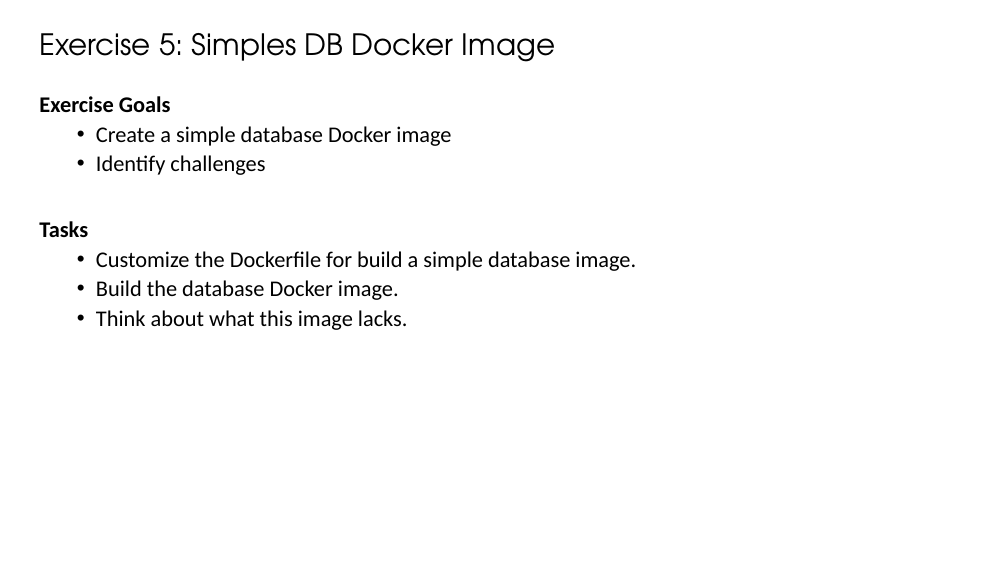
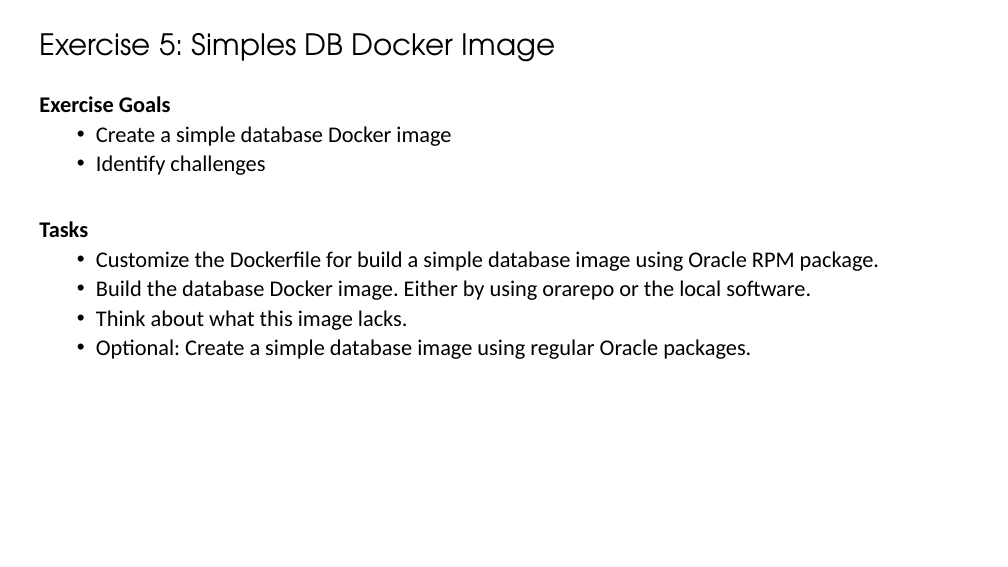
Before and after one commit to oehrlis/o-db-docker, a slide deck: slide 6 of doc/O-DB-DOCKER_Workshop_Exercise.pptx. Drawn at 1008x567 pixels with LibreOffice and Linux fonts; fonts in the diff are those of the drawing; background and template pictures are left out. Boxes give left, top, right and bottom in pixels: in the first picture for what was removed or moved away, otherwise in the second. Text is boxed around its words. In the diff, an @@ line names an element or a change of style, - is before the commit and + after.

```diff
--- a/doc/O-DB-DOCKER_Workshop_Exercise.pptx
+++ b/doc/O-DB-DOCKER_Workshop_Exercise.pptx
@@ text at bbox=[96, 251, 879, 300]: text changed @@
-  • Customize the Dockerfile for build a simple database image.
-  • Build the database Docker image.
+  • Customize the Dockerfile for build a simple database image using Oracle RPM package.
+  • Build the database Docker image. Either by using orarepo or the local software.
@@ text at bbox=[96, 339, 751, 359]: paragraph added @@
+  • Optional: Create a simple database image using regular Oracle packages.
```
Also in this commit, not shown: 5 other slides changed, 13 other files.
